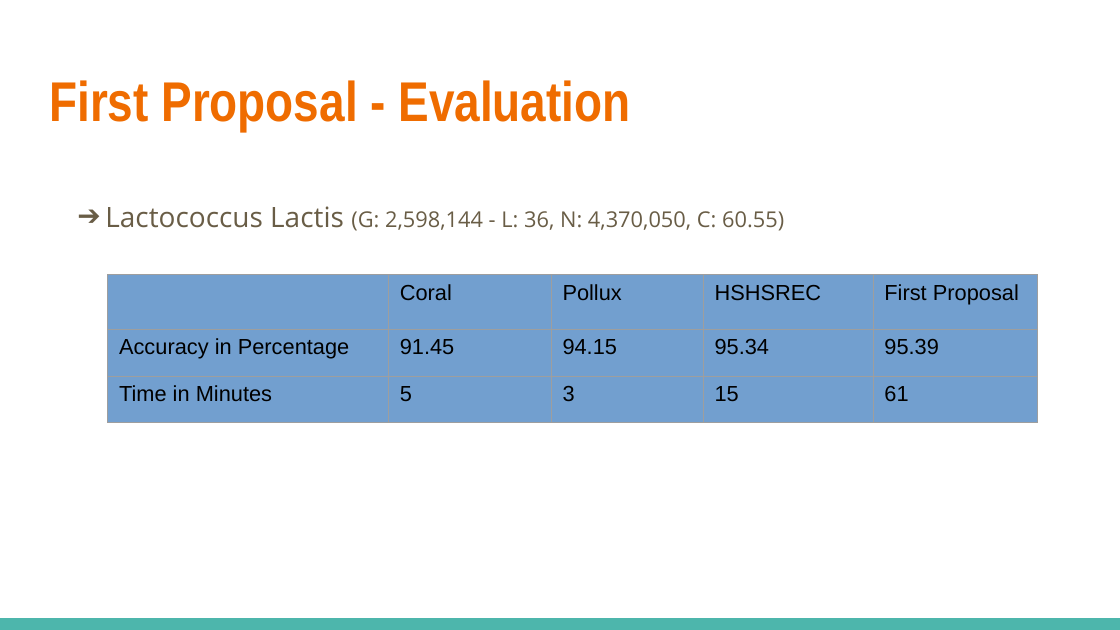
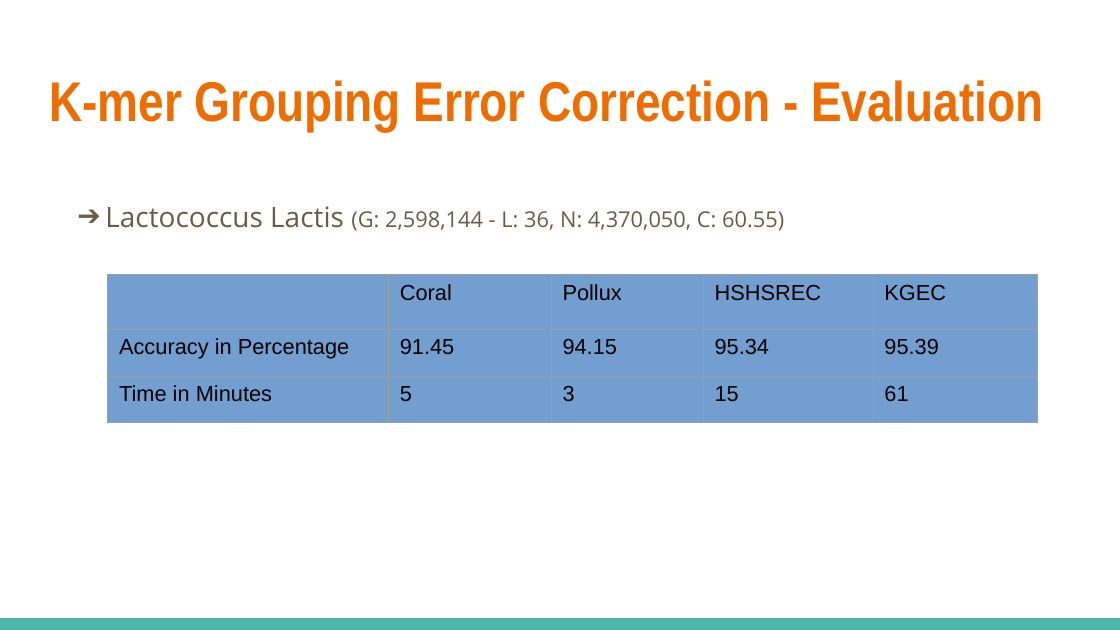
Before and after one commit to salmagomaa/masters-seminar, a slide deck: slide 63 of Presentation/DNA_Seq_Error_Corr_Alg.odp (slide 49 before the commit). Drawn at 1120x630 pixels with LibreOffice and Linux fonts; fonts in the diff are those of the drawing. Boxes give left, top, right and bottom in pixels: in the first picture for what was removed or moved away, otherwise in the second. Text is boxed around its words. In the diff, an @@ line names an element or a change of style, - is before the commit and + after.

```diff
--- a/Presentation/DNA_Seq_Error_Corr_Alg.odp
+++ b/Presentation/DNA_Seq_Error_Corr_Alg.odp
@@ title at bbox=[49, 80, 1043, 131]: text changed @@
-First Proposal - Evaluation
+K-mer Grouping Error Correction - Evaluation
@@ table at bbox=[108, 274, 1038, 418] @@
-row 1, column 5: First Proposal
+row 1, column 5: KGEC
```
Also in this commit, not shown: 36 other slides changed, 17 slides added, 1 slide removed, 1 other file.
